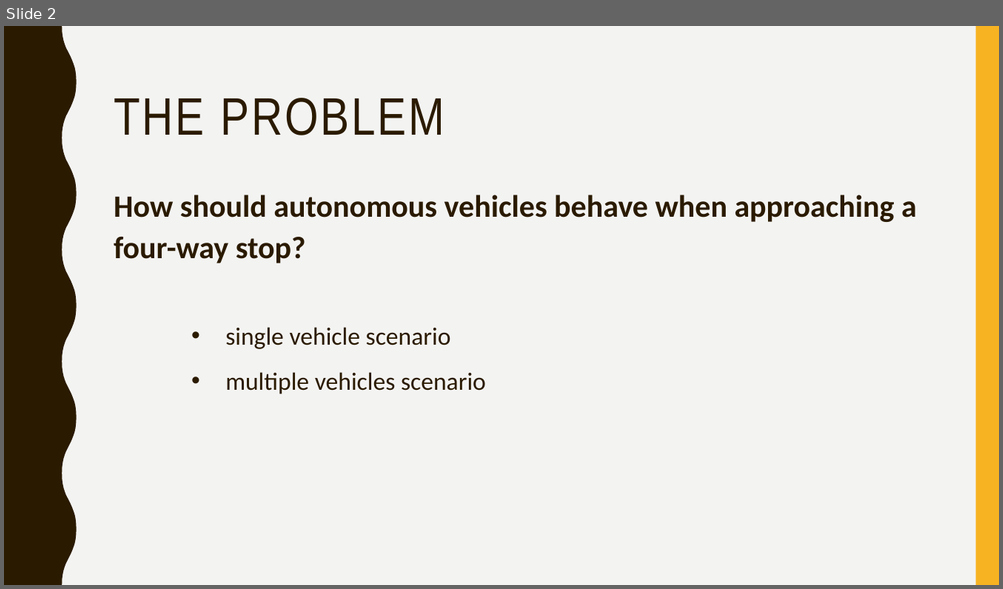
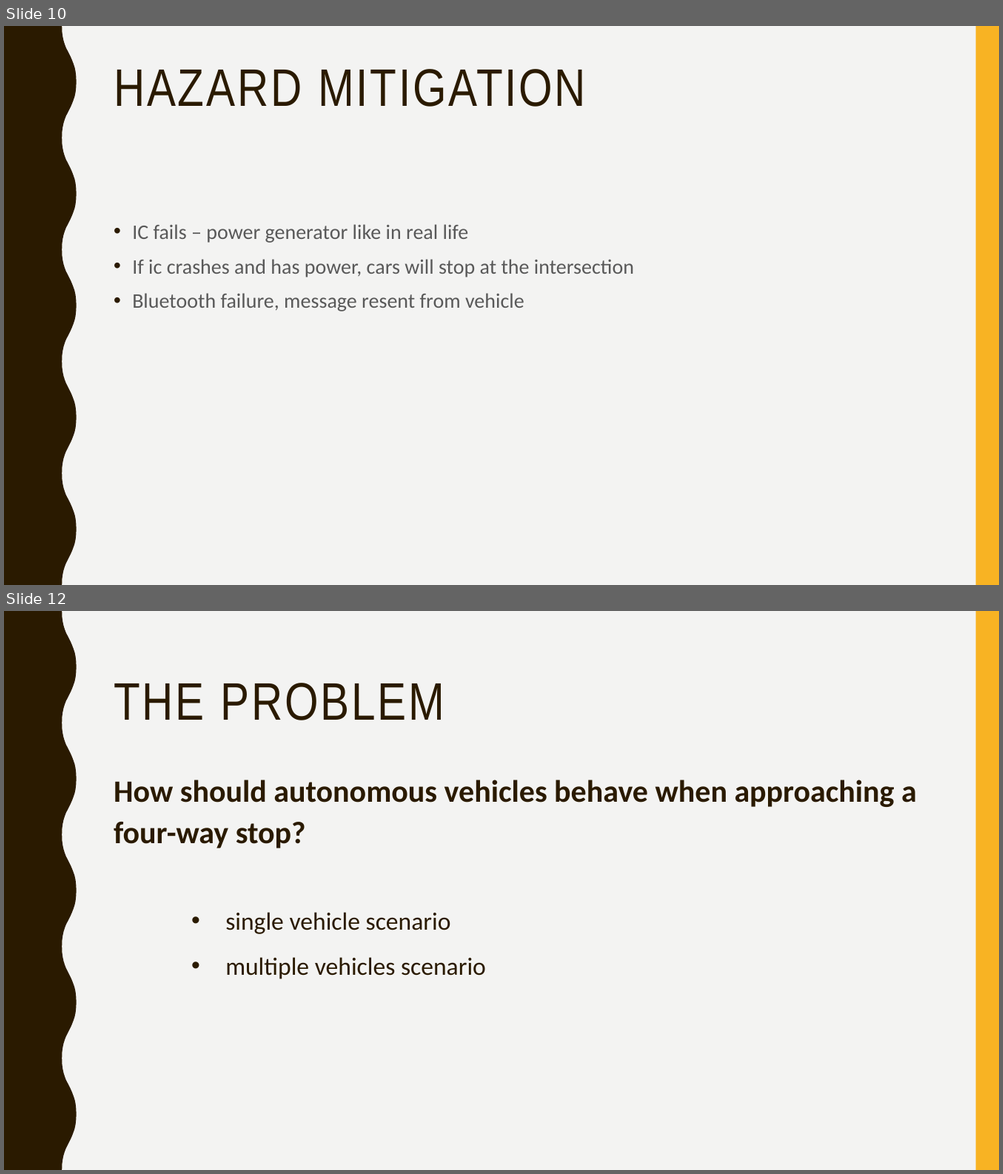
Before and after one commit to jean-lucas/vic, a slide deck: Presentation/Vehicle Intersection Control Presentation.pptx. Shown one above the other, each under a label of ours: slide 2 before the commit, slides 10 and 12 after it; the slides between them are not shown. The pictures are 1003x589 and 1003x1174 pixels, drawn with LibreOffice and Linux fonts; fonts in the diff are those of the drawing. Boxes give left, top, right and bottom in pixels: in the first picture for what was removed or moved away, otherwise in the second. Text is boxed around its words. In the diff, an @@ line names an element or a change of style, - is before the commit and + after.

Commit message:
Presentation update

```diff
--- a/Presentation/Vehicle Intersection Control Presentation.pptx
+++ b/Presentation/Vehicle Intersection Control Presentation.pptx
@@ slide 10 added at bbox=[4, 26, 999, 585], background #F3F3F2; not listed: 2 template elements that a slide beside it also shows @@
@@ title added at bbox=[114, 69, 586, 107], 51 pt, text #2A1A00 @@
+HAZARD MITIGATION
@@ text added at bbox=[132, 224, 634, 312], 20 pt, text #595959 @@
+• IC fails – power generator like in real life
+• If ic crashes and has power, cars will stop at the intersection
+• Bluetooth failure, message resent from vehicle
@@ what was slide 2 is now slide 12 @@
```
Also in this commit, not shown: 10 other slides added, 1 slide removed.
